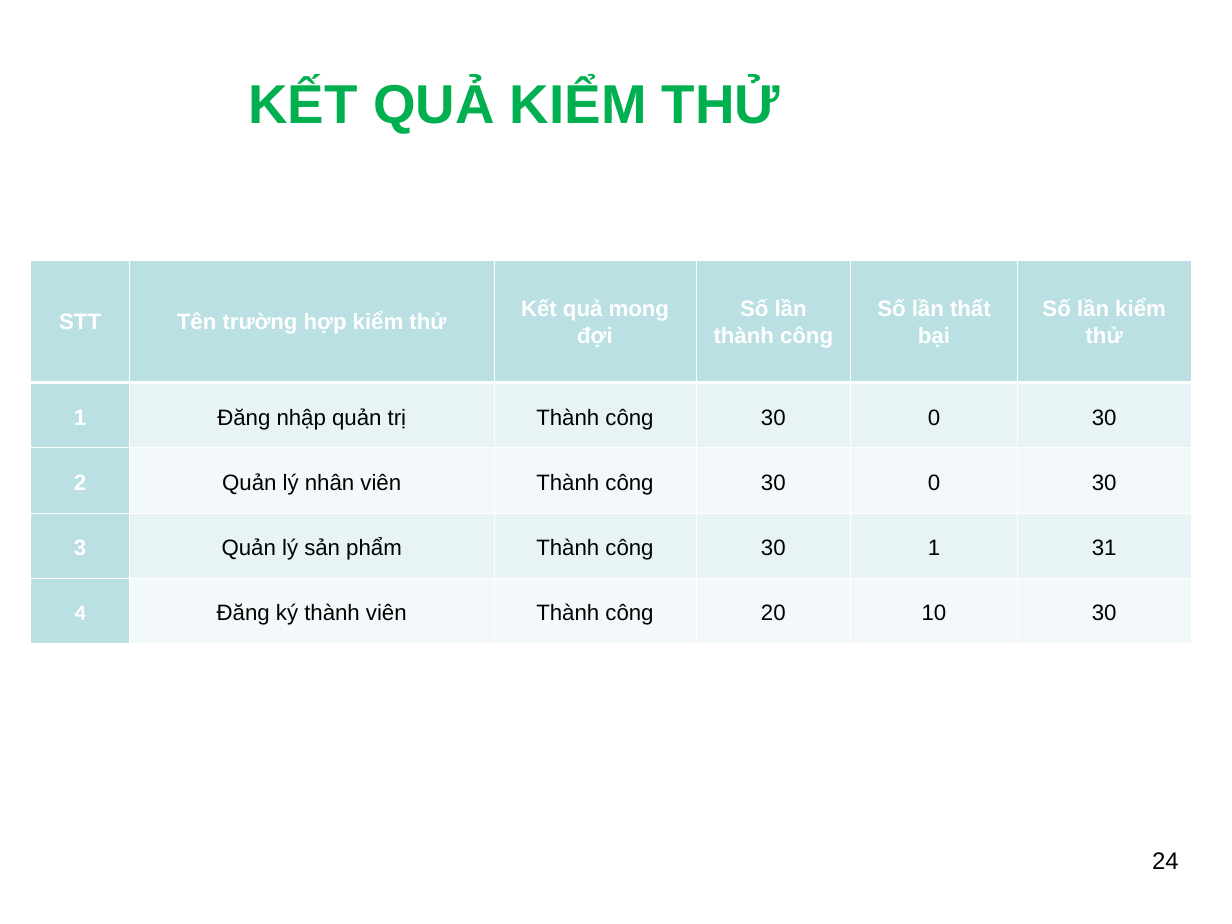
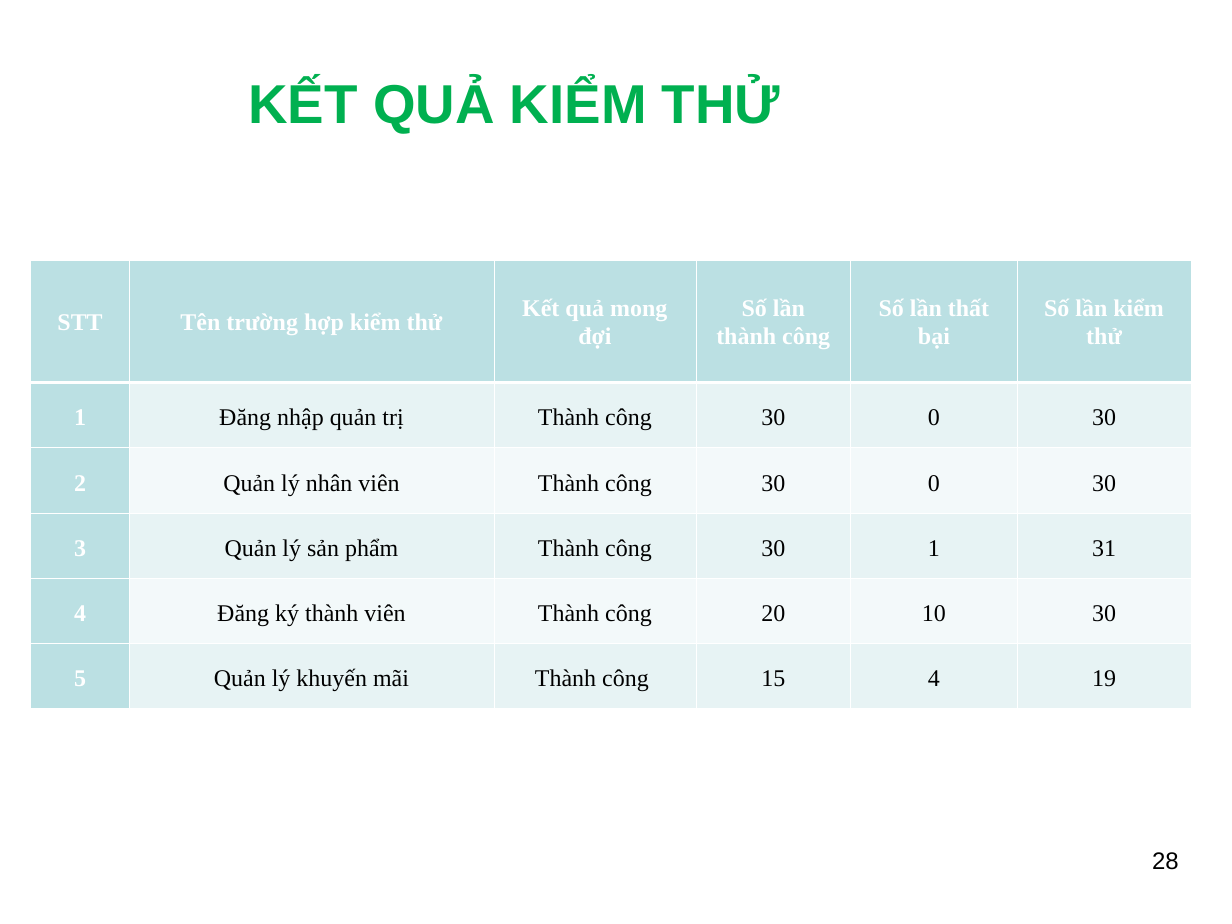
Before and after one commit to dangtuanhuy/MyBagBag, a slide deck: slide 28 of Doc/SlideBC_DT_Huy.ppt (slide 24 before the commit). Drawn at 1232x924 pixels with LibreOffice and Linux fonts; fonts in the diff are those of the drawing; background and template pictures are left out. Boxes give left, top, right and bottom in pixels: in the first picture for what was removed or moved away, otherwise in the second. Text is boxed around its words. In the diff, an @@ line names an element or a change of style, - is before the commit and + after.

```diff
--- a/Doc/SlideBC_DT_Huy.ppt
+++ b/Doc/SlideBC_DT_Huy.ppt
@@ table at (x1=31, y1=260, x2=1191, y2=708) @@
+row 6: 5 | Quản lý khuyến mãi | Thành công | 15 | 4 | 19
@@ page number at (x1=1152, y1=852, x2=1179, y2=870): text changed @@
-24
+28
```
Also in this commit, not shown: 24 other slides changed, 4 slides added, 11 other files.
